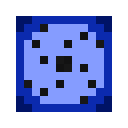
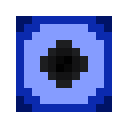
Before/after of a 128×128 layered artwork. What changed in the layer stack:
painted on "Void" over [24, 24, 104, 104]
